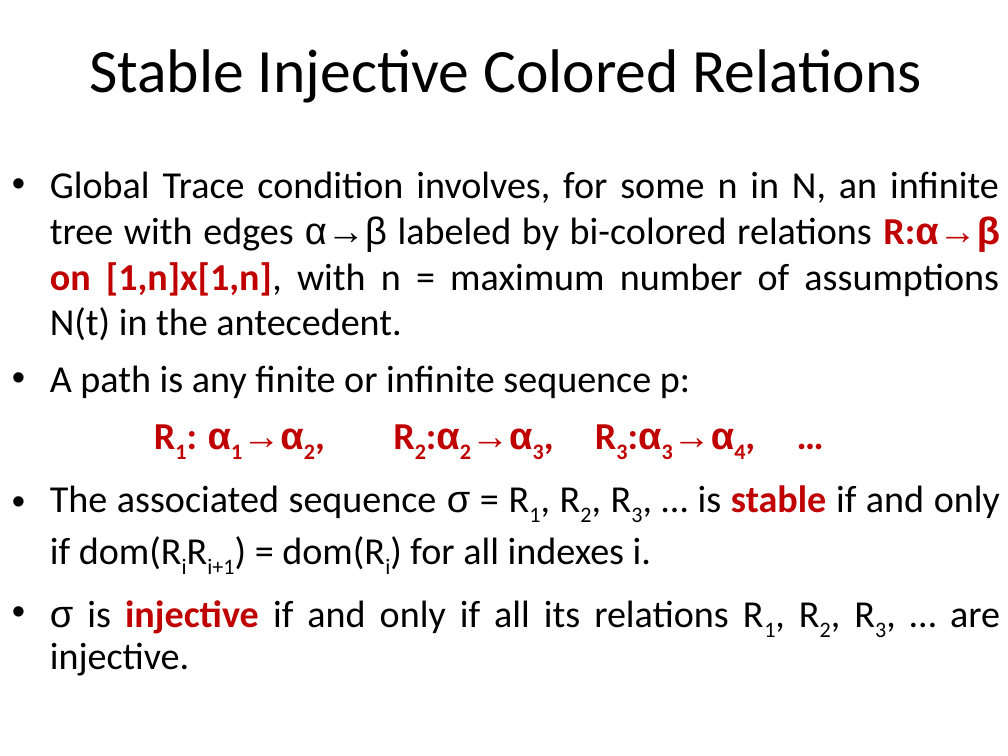
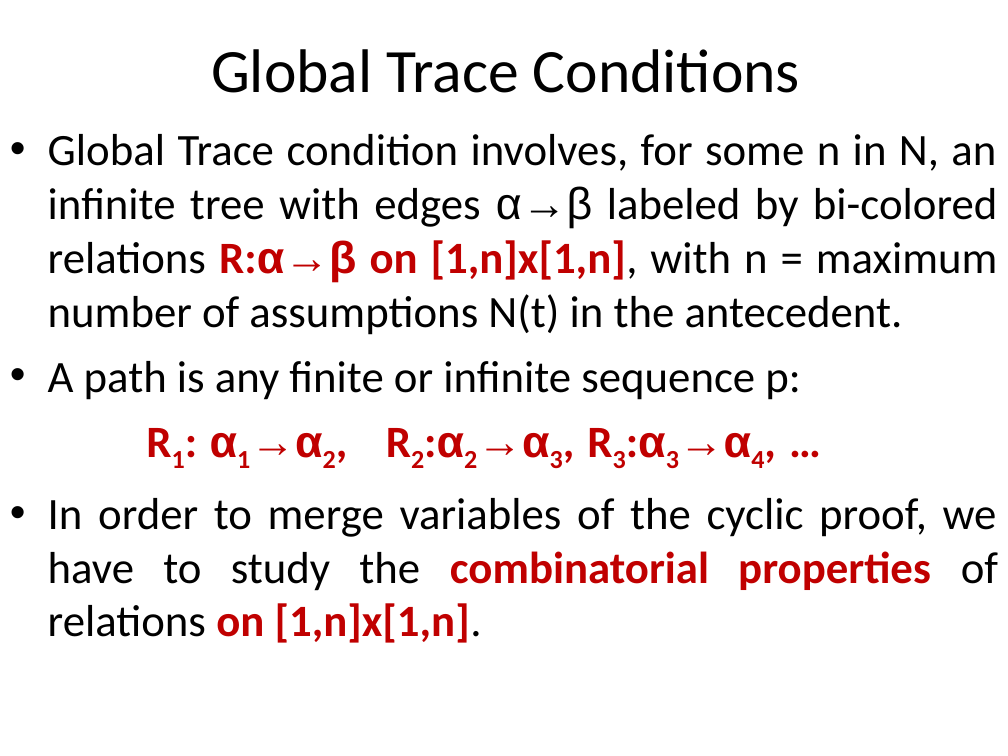
Before and after one commit to stefanoangeloberardi/GTC-injective, a slide deck: slide 9 of PDF/20260219-FUEFUKI24-Isawa Onsen-Injectivity-Slides.ppt. Drawn at 1008x756 pixels with LibreOffice and Linux fonts; fonts in the diff are those of the drawing. Boxes give left, top, right and bottom in pixels: in the first picture for what was removed or moved away, otherwise in the second. Text is boxed around its words. In the diff, an @@ line names an element or a change of style, - is before the commit and + after.

```diff
--- a/PDF/20260219-FUEFUKI24-Isawa Onsen-Injectivity-Slides.ppt
+++ b/PDF/20260219-FUEFUKI24-Isawa Onsen-Injectivity-Slides.ppt
@@ title at <box>211,49,800,93</box>: text changed @@
-Stable Injective Colored Relations
+Global Trace Conditions
@@ text "Global Trace condition involves, for ...": place and size @@
-text "Global Trace condition involves, for ..." at <box>50,171,1000,676</box>
+text "Global Trace condition involves, for ..." at <box>48,134,998,643</box>
@@ text at <box>48,134,998,400</box>: size 27.2 to 32 pt in "Global Trace condition involves, for some n ...", "A path is any finite or infinite ...", "R1: α1→α2, R2:α2→α3, R3:α3→α4, …" @@
@@ text at <box>48,498,998,643</box>: text changed; size 27.2 to 32 pt @@
-• The associated sequence σ = R1, R2, R3, … is stable if and only if dom(RiRi+1) = dom(Ri) for all indexes i.
-• σ is injective if and only if all its relations R1, R2, R3, … are injective.
+• In order to merge variables of the cyclic proof, we have to study the combinatorial properties of relations on [1,n]x[1,n].
```
Also in this commit, not shown: 6 other slides changed, 2 slides added.
